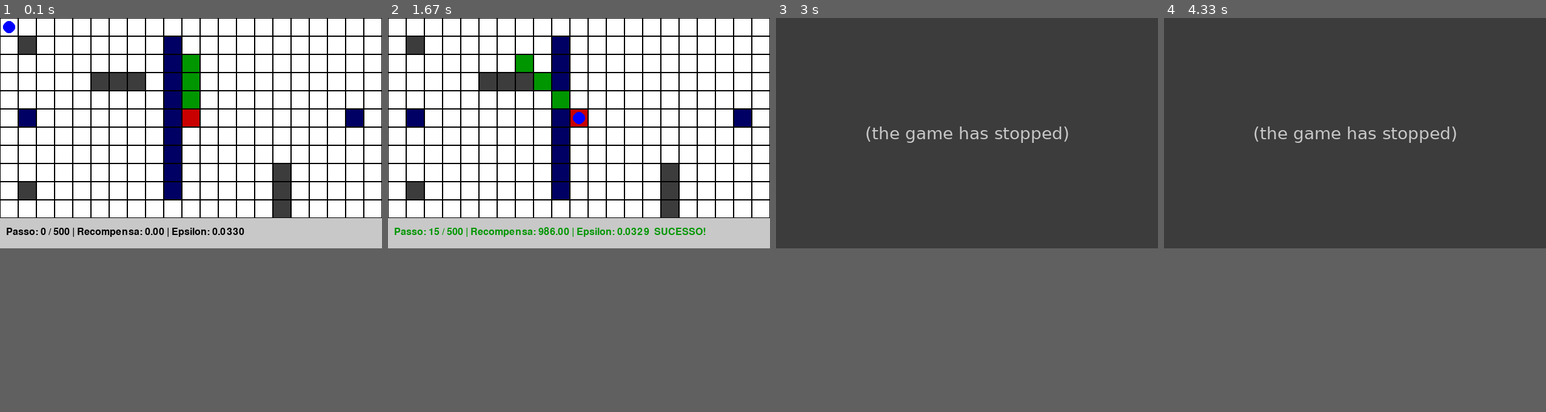
Above: before the commit, frames 1-4 (left to right).
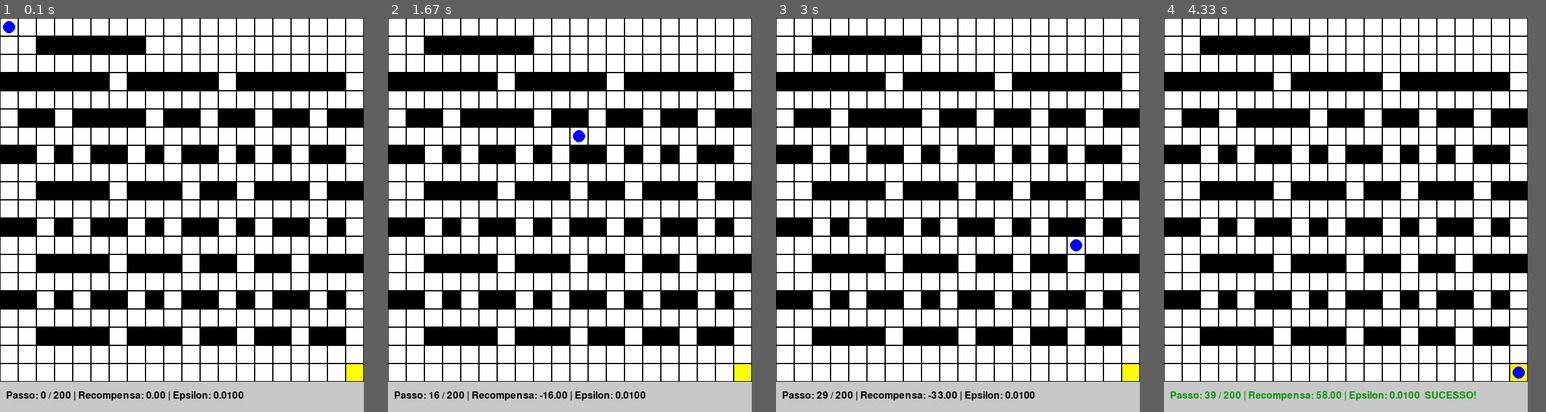
Above: after the commit, the same moments.

Repository: LEI-122689/Projeto_AA
Game: pygame game, started from Simulador.py
Two runs of this game, one before a commit and one after it. Both use one fixed random seed, a clock stepped at 60 frames per second and the inputs below.
Inputs:
- Up to frame 1 (0.1 s): no input
- Up to frame 2 (1.67 s): no input
- Up to frame 3 (3 s): no input
- Up to frame 4 (4.33 s): no input
In our replay, the window is 630x380 before the commit and 600x650 after it. These sizes can differ from the game's own. Grey fills any space a smaller window leaves; there, only what the larger window draws over its background counts as a difference.

The runs differ from the first frame. In frame 1, 42% of the frame differs, in the area x 0-100%, y 0-100%; in frame 2, 42%; in frame 3, 75%, in the area x 0-96%, y 0-100%; in frame 4, 75%.
Before the commit the program exited at 2.6 s; later frames show no game.

Commit message:
Aprendizagem a funcionar

Diff:
--- a/Simulador.py
+++ b/Simulador.py
@@ -147,7 +147,7 @@
 # Exemplo de uso:
 if __name__ == "__main__":
     sim = Simulador()
-    sim.cria("farol", dificuldade="dificil")
-    # sim.cria("labirinto")
+    #sim.cria("farol", dificuldade="dificil")
+    sim.cria("labirinto")
     sim.fps = 10
     sim.executa()
